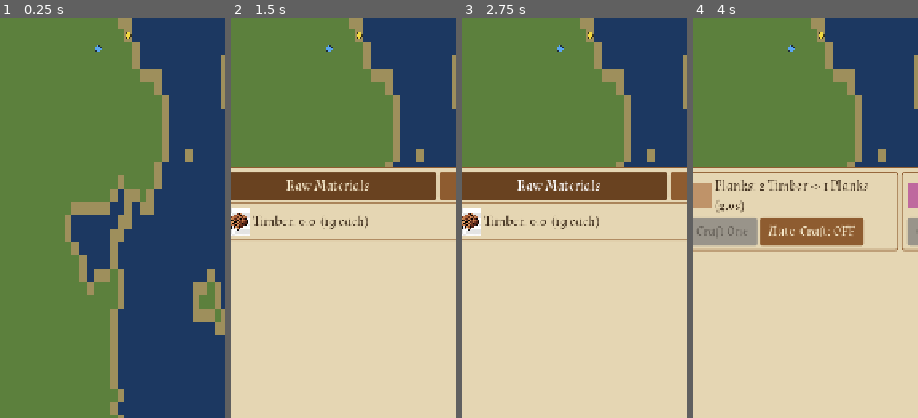
Above: before the commit, frames 1-4 (left to right).
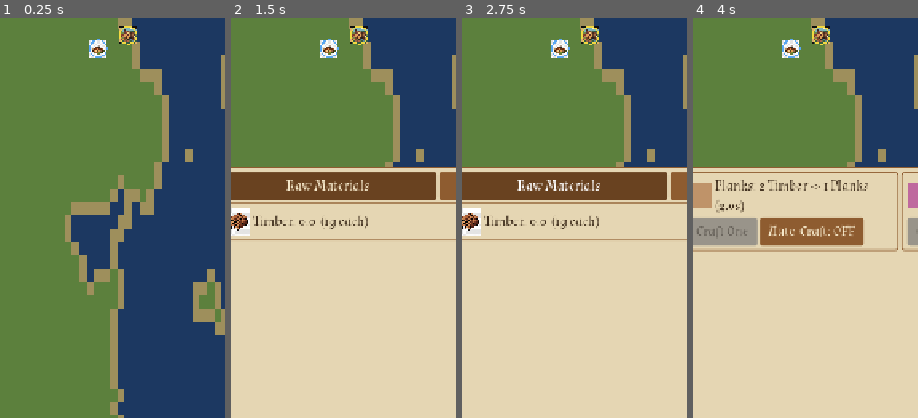
Above: after the commit, the same moments.

Repository: koberheim/Idle-Pioneer
Game: Godot game, scene res://scenes/Main.tscn
Same seed, same stepped clock (60 frames per second), same inputs: the game is played once before the commit and once after it.
Inputs:
- Up to frame 1 (0.25 s): no input
- Up to frame 2 (1.5 s): click "Colonies" at 0.5 s; click "Market" at 1.25 s
- Up to frame 3 (2.75 s): click "Raw Materials" at 2 s
- Up to frame 4 (4 s): click "Crafted Goods" at 2.75 s; click "Crafting" at 3.5 s
The pictures show only the part of the screen within x 4-54%, y 32-82%; the shares and areas given below are measured in that part.

The runs differ from the first frame. In frame 1, 0.7% of the frame differs, in the area x 39-61%, y 2-10%; in frame 2, 0.7%; in frame 3, 0.7%; in frame 4, 0.7%.

Commit message:
Map polish: scroll-to-colony, zoom/pan, real colony art on markers
- Tapping a colony marker now scrolls the Colonies tab to that
  colony's row (ColoniesPanel.scroll_to_slot()), not just opens the
  tab generically.
- MapView supports zoom (mouse wheel / pinch, zoom-to-cursor) and pan
  (drag), clamped so the grid always covers the whole view.
- Colony markers use each tier's real ColonyDef.icon art (the same
  art ColoniesPanel's rows already use) instead of flat colored dots,
  falling back to a dot for any tier without one.

Co-Authored-By: Claude Sonnet 5 <noreply@anthropic.com>
Claude-Session: https://claude.ai/code/session_01DHWucCAkXom8ZfrcTfdqGG

Diff:
--- a/scripts/ui/colonies_panel.gd
+++ b/scripts/ui/colonies_panel.gd
@@ -28,17 +28,23 @@
 	Colonist.Type.SPEED: "Speed",
 }
 
+var _scroll: ScrollContainer
 var _list: VBoxContainer
 
+## slot_index -> its row Control, rebuilt every refresh() - what
+## scroll_to_slot() (MapView marker taps, MainScreen) uses to find where to
+## scroll without keeping its own separate lookup.
+var _row_by_slot: Dictionary = {}
+
 
 func _ready() -> void:
-	var scroll := ScrollContainer.new()
-	scroll.set_anchors_preset(Control.PRESET_FULL_RECT)
-	add_child(scroll)
+	_scroll = ScrollContainer.new()
+	_scroll.set_anchors_preset(Control.PRESET_FULL_RECT)
+	add_child(_scroll)
 
 	_list = VBoxContainer.new()
 	_list.size_flags_horizontal = Control.SIZE_EXPAND_FILL
-	scroll.add_child(_list)
+	_scroll.add_child(_list)
 
 	# No initial refresh() here - MainScreen calls it once boot (a real run,
 	# via new_run() or a loaded save) actually exists. Godot readies children
@@ -49,6 +55,7 @@
 func refresh() -> void:
 	for child: Node in _list.get_children():
 		child.queue_free()
+	_row_by_slot.clear()
 
 	if Game.run == null:
 		return
@@ -57,8 +64,18 @@
 	for slot: Dictionary in Game.run.colony_slots:
 		var slot_index: int = int(slot["slot_index"])
 		if bool(slot["founded"]) or slot_index == next_slot_index:
-			_list.add_child(_build_row(slot))
+			var row: Control = _build_row(slot)
+			_list.add_child(row)
+			_row_by_slot[slot_index] = row
 	_list.add_child(HSeparator.new())
+
+
+## Scrolls this tab so `slot_index`'s row is visible - a no-op if that slot
+## isn't currently shown (hidden/locked, or refresh() hasn't run yet).
+func scroll_to_slot(slot_index: int) -> void:
+	var row: Control = _row_by_slot.get(slot_index)
+	if row != null:
+		_scroll.ensure_control_visible(row)
 
 
 func _build_row(slot: Dictionary) -> Control:
--- a/scripts/ui/main_screen.gd
+++ b/scripts/ui/main_screen.gd
@@ -109,12 +109,14 @@
 		_animate_sheet_to(0.0)
 
 
-## Tapping a colony marker on the map opens the Colonies tab - the one
-## place a colony's live stats and controls actually live. Scrolling to
-## that specific colony's row is a nicer follow-up, not done here.
-func _on_map_slot_selected(_slot_index: int) -> void:
+## Tapping a colony marker on the map opens the Colonies tab (the one place
+## a colony's live stats and controls actually live) and scrolls straight
+## to that colony's row, so the tap actually lands on something instead of
+## just landing "somewhere in the list."
+func _on_map_slot_selected(slot_index: int) -> void:
 	if not _colonies_tab_button.button_pressed:
 		_colonies_tab_button.button_pressed = true
+	_colonies_panel.scroll_to_slot(slot_index)
 
 
 func _on_shipment_delivered(colony: Colony, cargo: Dictionary) -> void:
--- a/scripts/ui/map_view.gd
+++ b/scripts/ui/map_view.gd
@@ -9,6 +9,11 @@
 ## up to 60x60 (Balance.map_width/height), and a Sprite2D/ColorRect per cell
 ## would be 3600+ nodes for something that never animates per-cell. Colony
 ## markers are drawn the same way for the same reason.
+##
+## Zoom/pan (direct request, second polish pass): a single _zoom factor and
+## a _pan pixel offset, applied uniformly in _draw() and in hit-testing -
+## there's no Camera2D/viewport transform involved since this is 2D UI
+## drawing in Control space, not a world scene.
 class_name MapView
 extends Control
 
@@ -18,6 +23,14 @@
 ## How far (in pixels) a tap can land from a marker's center and still hit
 ## it - wider than the drawn radius since a fingertip is not a mouse cursor.
 const MARKER_HIT_RADIUS: float = 16.0
+const MARKER_ICON_SIZE: float = 28.0
+
+const MIN_ZOOM: float = 1.0
+const MAX_ZOOM: float = 4.0
+const ZOOM_STEP: float = 1.15
+## A press that moves less than this many pixels before release is a tap
+## (marker selection), not a pan drag.
+const DRAG_THRESHOLD: float = 6.0
 
 const TERRAIN_COLORS: Dictionary = {
 	MapGrid.Terrain.DEEP_WATER: Color(0.11, 0.22, 0.38),
@@ -36,10 +49,20 @@
 ## reset), not on every 0.25s MainScreen refresh.
 var _grid_built_for_run: RunState
 
+var _zoom: float = 1.0
+var _pan: Vector2 = Vector2.ZERO  # top-left of the drawn grid, in local pixels
+
+var _dragging: bool = false
+var _drag_moved: bool = false
+var _drag_last_pos: Vector2 = Vector2.ZERO
+
 
 func _ready() -> void:
 	mouse_filter = Control.MOUSE_FILTER_STOP
-	resized.connect(queue_redraw)
+	resized.connect(func() -> void:
+		_clamp_pan()
+		queue_redraw()
+	)
 
 
 func refresh() -> void:
@@ -51,6 +74,8 @@
 	if _grid_built_for_run != Game.run:
 		_grid = MapGrid.from_dict(Game.run.map)
 		_grid_built_for_run = Game.run
+		_zoom = 1.0
+		_pan = Vector2.ZERO
 	queue_redraw()
 
 
@@ -66,7 +91,7 @@
 		for x: int in range(_grid.width):
 			var terrain: MapGrid.Terrain = _grid.get_terrain(Vector2i(x, y))
 			var color: Color = TERRAIN_COLORS.get(terrain, Color.BLACK)
-			var pos: Vector2 = Vector2(x, y) * cell_size
+			var pos: Vector2 = _pan + Vector2(x, y) * cell_size
 			draw_rect(Rect2(pos, cell_size), color)
 
 	var next_slot_index: int = _next_to_found_slot_index()
@@ -78,30 +103,84 @@
 		if not (bool(slot["founded"]) or slot_index == next_slot_index):
 			continue
 		var center: Vector2 = _slot_center(slot, cell_size)
-		var color: Color = _marker_color(slot_index, slot)
-		draw_circle(center, MARKER_RADIUS, color)
-		draw_arc(center, MARKER_RADIUS, 0.0, TAU, 16, MARKER_OUTLINE, 1.0)
+		_draw_marker(center, slot_index, slot)
+
+
+## Real colony/outpost art (ColonyDef.icon, the same art ColoniesPanel's
+## rows already use) where it exists; a flat colored dot as a fallback for
+## any tier without one, same colors as before this pass (gold Capital,
+## green founded, blue next-to-found).
+func _draw_marker(center: Vector2, slot_index: int, slot: Dictionary) -> void:
+	var tier_def: ColonyDef = Db.colony_by_order(int(slot["tier_order"]))
+	var icon: Texture2D = tier_def.icon if tier_def != null else null
+
+	if icon != null:
+		var icon_size: float = MARKER_ICON_SIZE * clampf(_zoom, 1.0, 2.0)
+		var rect := Rect2(center - Vector2(icon_size, icon_size) * 0.5, Vector2(icon_size, icon_size))
+		draw_texture_rect(icon, rect, false)
+		draw_arc(center, icon_size * 0.5, 0.0, TAU, 16, _marker_color(slot_index, slot), 2.0)
+		return
+
+	var color: Color = _marker_color(slot_index, slot)
+	draw_circle(center, MARKER_RADIUS, color)
+	draw_arc(center, MARKER_RADIUS, 0.0, TAU, 16, MARKER_OUTLINE, 1.0)
 
 
 func _gui_input(event: InputEvent) -> void:
 	if _grid == null or Game.run == null:
 		return
-	if not (event is InputEventMouseButton and event.pressed and event.button_index == MOUSE_BUTTON_LEFT):
-		return
-
+
+	if event is InputEventMouseButton:
+		var mb := event as InputEventMouseButton
+		if mb.button_index == MOUSE_BUTTON_LEFT:
+			if mb.pressed:
+				_dragging = true
+				_drag_moved = false
+				_drag_last_pos = mb.position
+			elif _dragging:
+				_dragging = false
+				if not _drag_moved:
+					_handle_tap(mb.position)
+		elif mb.pressed and mb.button_index == MOUSE_BUTTON_WHEEL_UP:
+			_zoom_at(mb.position, ZOOM_STEP)
+		elif mb.pressed and mb.button_index == MOUSE_BUTTON_WHEEL_DOWN:
+			_zoom_at(mb.position, 1.0 / ZOOM_STEP)
+		return
+
+	if event is InputEventMouseMotion and _dragging:
+		var motion := event as InputEventMouseMotion
+		var delta: Vector2 = motion.position - _drag_last_pos
+		if delta.length() > DRAG_THRESHOLD:
+			_drag_moved = true
+		if _drag_moved:
+			_pan += delta
+			_clamp_pan()
+			queue_redraw()
+		_drag_last_pos = motion.position
+		return
+
+	if event is InputEventMagnifyGesture:
+		_zoom_at(get_local_mouse_position(), (event as InputEventMagnifyGesture).factor)
+	elif event is InputEventPanGesture:
+		_pan -= (event as InputEventPanGesture).delta
+		_clamp_pan()
+		queue_redraw()
+
+
+func _handle_tap(local_pos: Vector2) -> void:
 	var cell_size: Vector2 = _cell_size()
 	if cell_size.x <= 0.0 or cell_size.y <= 0.0:
 		return
 
 	var next_slot_index: int = _next_to_found_slot_index()
 	var best_slot_index: int = -1
-	var best_dist: float = MARKER_HIT_RADIUS
+	var best_dist: float = MARKER_HIT_RADIUS * clampf(_zoom, 1.0, 2.0)
 	for slot: Dictionary in Game.run.colony_slots:
 		var slot_index: int = int(slot["slot_index"])
 		if not (bool(slot["founded"]) or slot_index == next_slot_index):
 			continue
 		var center: Vector2 = _slot_center(slot, cell_size)
-		var dist: float = event.position.distance_to(center)
+		var dist: float = local_pos.distance_to(center)
 		if dist <= best_dist:
 			best_dist = dist
 			best_slot_index = slot_index
@@ -110,9 +189,36 @@
 		slot_selected.emit(best_slot_index)
 
 
+## Keeps whatever world point was under `screen_pos` still under it after
+## the zoom changes, instead of always zooming toward the top-left corner.
+func _zoom_at(screen_pos: Vector2, factor: float) -> void:
+	var old_zoom: float = _zoom
+	_zoom = clampf(_zoom * factor, MIN_ZOOM, MAX_ZOOM)
+	if is_equal_approx(_zoom, old_zoom):
+		return
+	var world_point: Vector2 = (screen_pos - _pan) / old_zoom
+	_pan = screen_pos - world_point * _zoom
+	_clamp_pan()
+	queue_redraw()
+
+
+## Keeps the drawn grid covering the whole control - once zoomed in past
+## MIN_ZOOM, panning can never pull an edge inward and leave a gap; at
+## MIN_ZOOM (the whole grid already exactly fills the control) panning is
+## locked to (0, 0), matching the no-zoom behavior before this pass.
+func _clamp_pan() -> void:
+	if _grid == null or _grid.width <= 0 or _grid.height <= 0:
+		_pan = Vector2.ZERO
+		return
+	var base: Vector2 = Vector2(size.x / float(_grid.width), size.y / float(_grid.height))
+	var drawn: Vector2 = base * _zoom * Vector2(_grid.width, _grid.height)
+	_pan.x = clampf(_pan.x, minf(size.x - drawn.x, 0.0), 0.0)
+	_pan.y = clampf(_pan.y, minf(size.y - drawn.y, 0.0), 0.0)
+
+
 func _slot_center(slot: Dictionary, cell_size: Vector2) -> Vector2:
 	var cell: Vector2i = slot["cell"]
-	return (Vector2(cell) + Vector2(0.5, 0.5)) * cell_size
+	return _pan + (Vector2(cell) + Vector2(0.5, 0.5)) * cell_size
 
 
 ## Only ever called for a founded or next-to-found slot now - a hidden
@@ -132,11 +238,12 @@
 	return int(next["slot_index"])
 
 
-## Scales x and y independently to fill the whole control - a simple grid
-## (the chosen fidelity for this first pass) doesn't need square cells, and
-## letterboxing a square 60x60 grid inside a tall portrait screen would
-## leave large empty bands top and bottom instead.
+## Scales x and y independently to fill the whole control at zoom 1.0 - a
+## simple grid (the chosen fidelity for this first pass) doesn't need
+## square cells, and letterboxing a square 60x60 grid inside a tall
+## portrait screen would leave large empty bands top and bottom instead.
+## Zoom scales this uniformly on top.
 func _cell_size() -> Vector2:
 	if _grid == null or _grid.width <= 0 or _grid.height <= 0:
 		return Vector2.ZERO
-	return Vector2(size.x / float(_grid.width), size.y / float(_grid.height))
+	return Vector2(size.x / float(_grid.width), size.y / float(_grid.height)) * _zoom
